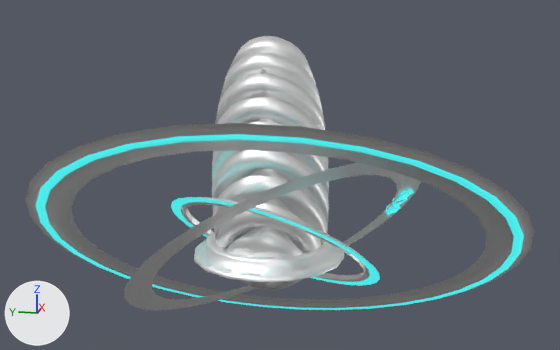
What one commit did to the FBX model Assets/Art/Meshes/m_Pedestal.fbx.
Both versions are drawn from a camera (50 mm lens) standing at (-5.64, -1.22, 2.05) and looking at (-0.04, -0.1, 0.65). Arrows for +X, +Y and +Z are at lower left; the lights stay in place. Where no turn or scale is listed for an object, it has been applied to the vertices.

Before the edit, the objects in view are built like this:
```python
me_cylinder_014 = bpy.data.meshes.new('Cylinder.014')
me_cylinder_014.from_pydata(...)  # 2224 vertices, 3302 faces; spans x -1.57..1.33, y -1.96..1.77, z -1.03..1.69
# faces by material slot: [3153, 149]
me_cylinder_014.materials.append(mat_mat_metal)  # white #ffffff
me_cylinder_014.materials.append(mat_mat_emissive)  # cyan #47e7e7
ob_pedestal = bpy.data.objects.new('Pedestal', me_cylinder_014)
ob_pedestal.location = (0.0, 0.0, 0.0)
```
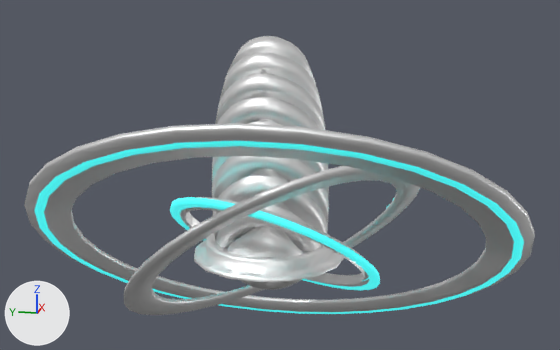
Commit message: Edit pedestal + stone1

Changed parts and their boxes [x1, y1, x2, y2] in the pictures (560 x 350 px):
'Pedestal', reshaped
    before: [26, 36, 534, 310]
    after: [24, 36, 535, 315]
part 1 of me_cylinder_014, added
    after: [24, 123, 535, 315]

The change, as a list of edits to the scene's bpy script:
```text
Change me_cylinder_014:
    used by ob_pedestal; location = (0.0, 0.0, 0.0)
    remove me_cylinder_014.from_pydata(...)  # 2224 vertices, 3302 faces; spans x -1.57..1.33, y -1.96..1.77, z -1.03..1.69
    add me_cylinder_014.from_pydata(...)  # 2641 vertices, 3814 faces; spans x -1.59..1.33, y -1.96..1.77, z -1.06..1.69
    me_cylinder_014 part 1: 416 vertices added at x -1.59..1.31, y -1.96..1.77, z -1.06..1.28
```
